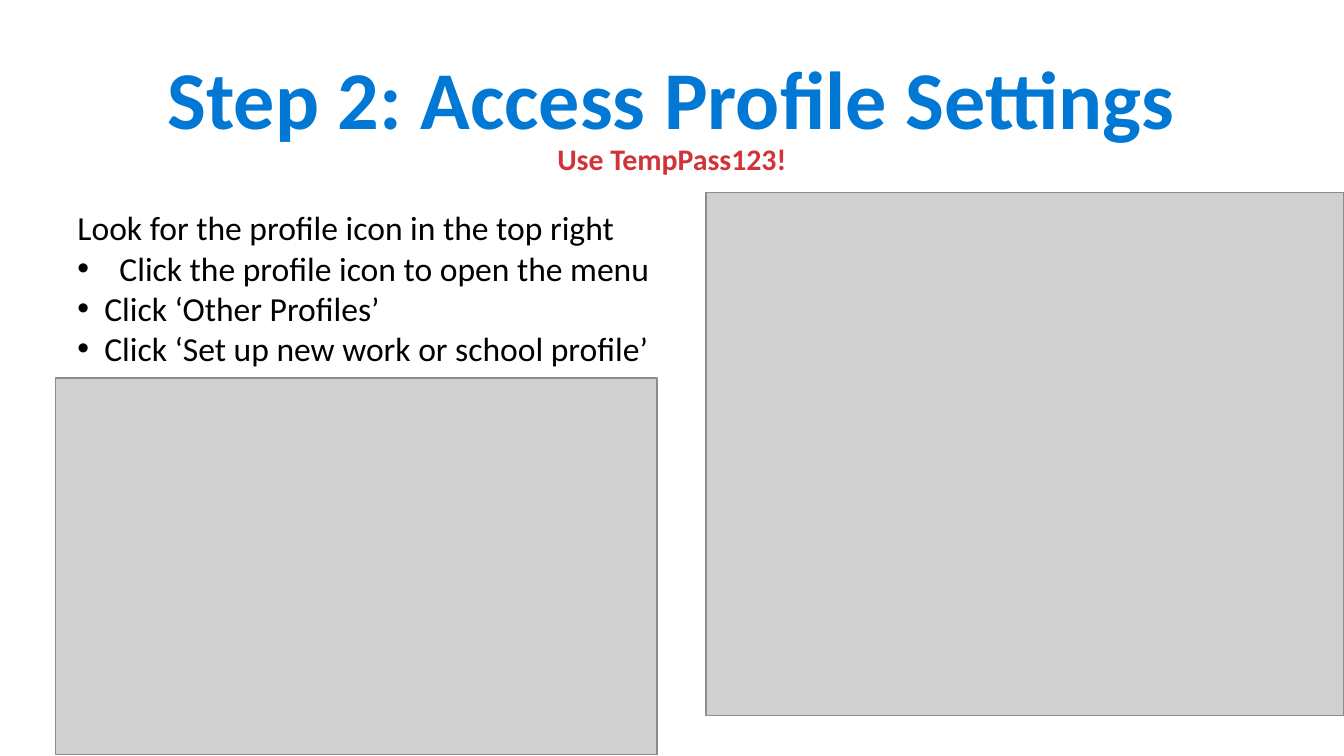
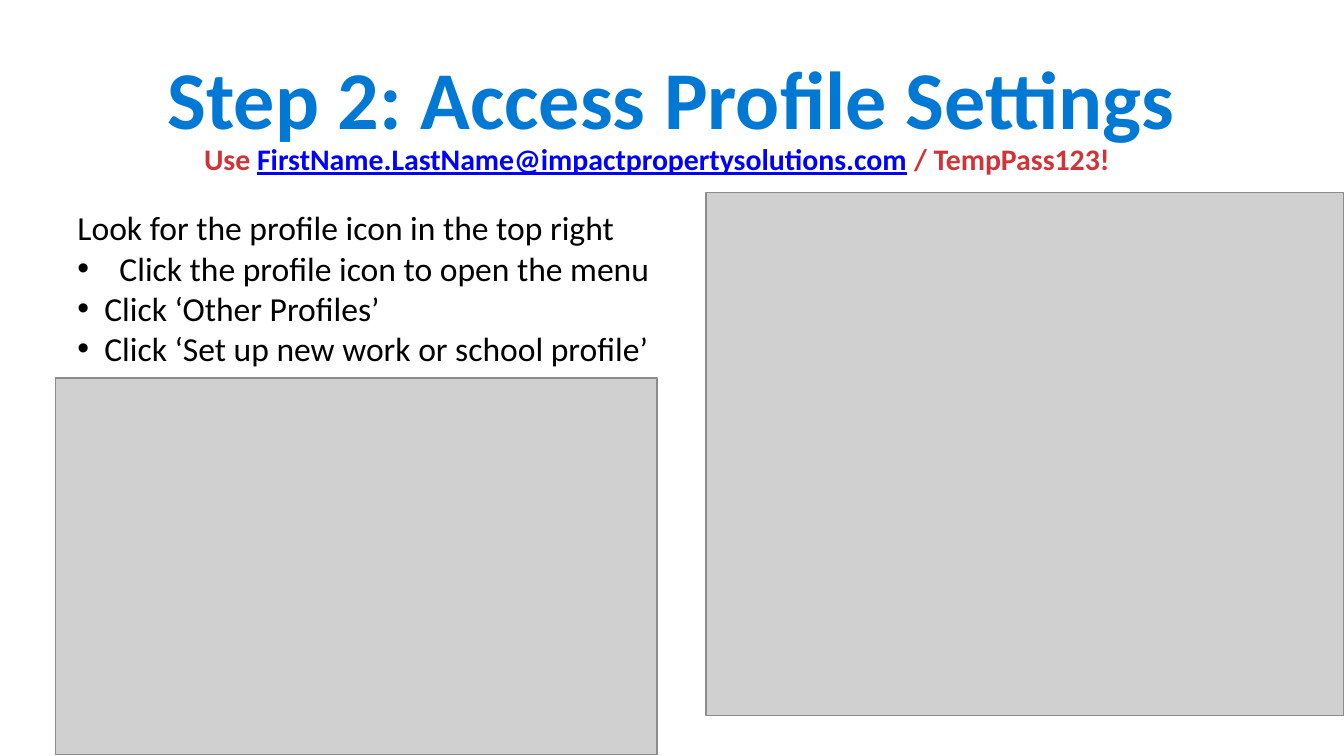
Before and after one commit to ipsghonline/tmp, a slide deck: slide 20 of presentation/Phase1-Backup-Guide.pptx. Drawn at 1344x756 pixels with LibreOffice and Linux fonts; fonts in the diff are those of the drawing; grey boxes stand for pictures. Boxes give left, top, right and bottom in pixels: in the first picture for what was removed or moved away, otherwise in the second. Text is boxed around its words. In the diff, an @@ line names an element or a change of style, - is before the commit and + after.

```diff
--- a/presentation/Phase1-Backup-Guide.pptx
+++ b/presentation/Phase1-Backup-Guide.pptx
@@ text at [204,149,1110,175]: text changed; text colour #D13438 to #0000FF @@
-Use TempPass123!
+Use FirstName.LastName@impactpropertysolutions.com / TempPass123!
```
Also in this commit, not shown: 1 other slide changed, 3 slides removed.
